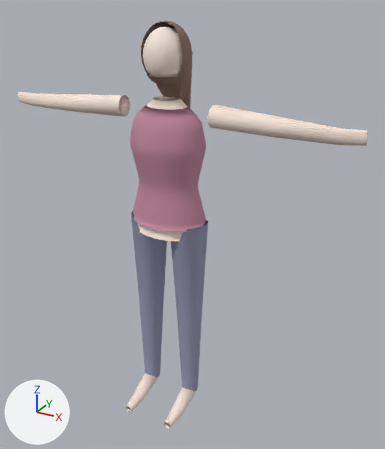
One commit to the glTF model crates/lumen-factory/assets/base.glb: the scene before it, then after it.
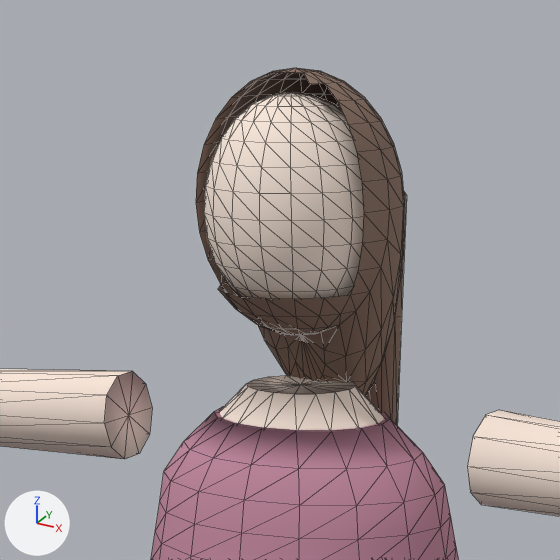
Each version appears first whole from a 50 mm camera at (1.137, -1.852, 1.898) aimed at (0.091, 0.05, 0.947), and next in a close-up on the part from 24% to 60% of the width and 1% to 31% of the height. Arrows for +X, +Y and +Z are at lower left; the lights stay in place. The first two pictures are the older version. The close-ups show mesh edges as thin lines. Vertices at exactly the same position are counted once.

The older version as bpy lines, for what is in view:
```python
me_basemesh = bpy.data.meshes.new('BaseMesh')
me_basemesh.from_pydata(...)  # 1384 vertices, 2666 faces; spans x -0.8..0.8, y -0.23..0.19, z 0.01..1.79
me_basemesh.materials.append(mat_arm_left)  # pale pink #fae7da
me_basemesh.materials.append(mat_arm_right)  # pale pink #fae7da
me_basemesh.materials.append(mat_body)  # pale pink #fae7da
me_basemesh.materials.append(mat_hair)  # brown #896f61
me_basemesh.materials.append(mat_leg_left)  # pale pink #fae7da
me_basemesh.materials.append(mat_leg_right)  # pale pink #fae7da
me_basemesh.materials.append(mat_outfit_legs)  # greyish blue #9599b3
me_basemesh.materials.append(mat_outfit_torso)  # pink #c489a0
me_basemesh.materials.append(mat_head)  # pale yellow #fceadd
ob_basemesh = bpy.data.objects.new('BaseMesh', me_basemesh)
ob_basemesh.location = (0.0, 0.0, 0.0)
```
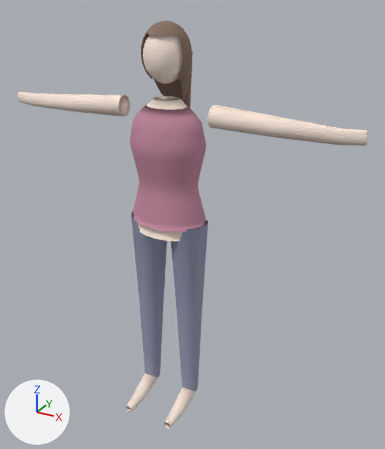
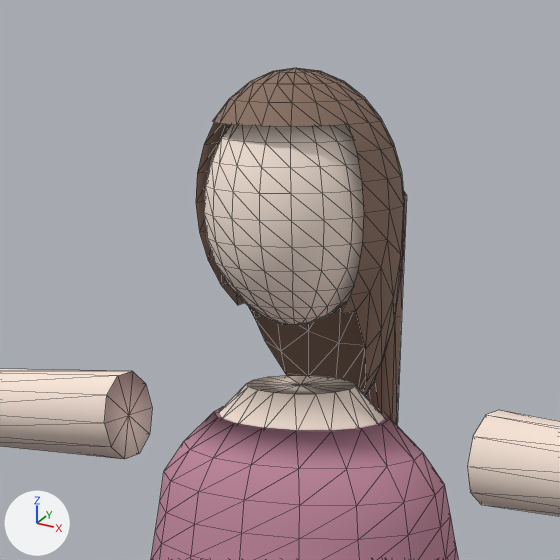
Changed parts and their boxes [x1, y1, x2, y2] in the close-ups (560 x 560 px):
part 1 of me_basemesh, added (brown)
    after: [212, 72, 348, 127]
part 2 of me_basemesh, deleted (brown)
    before: [218, 285, 366, 393]

Patch to the scene script:
```diff
--- a/crates/lumen-factory/assets/base.glb.py
+++ b/crates/lumen-factory/assets/base.glb.py
@@ me_basemesh @@
 # used by ob_basemesh; location = (0.0, 0.0, 0.0)
-me_basemesh.from_pydata(...)  # 1384 vertices, 2666 faces; spans x -0.8..0.8, y -0.23..0.19, z 0.01..1.79
+me_basemesh.from_pydata(...)  # 1334 vertices, 2582 faces; spans x -0.8..0.8, y -0.23..0.19, z 0.01..1.79
+# me_basemesh part 1
+# 16 vertices are added at x -0.06..0.06, y -0.08..-0.04, z 1.75..1.78
+# 38 new faces join them, mat_hair (brown #896f61)
+# me_basemesh part 2
+# 66 vertices are removed from x -0.06..0.06, y -0.08..0.05, z 1.47..1.59
+# 122 faces are deleted
 me_basemesh.materials.append(mat_arm_left)
```
